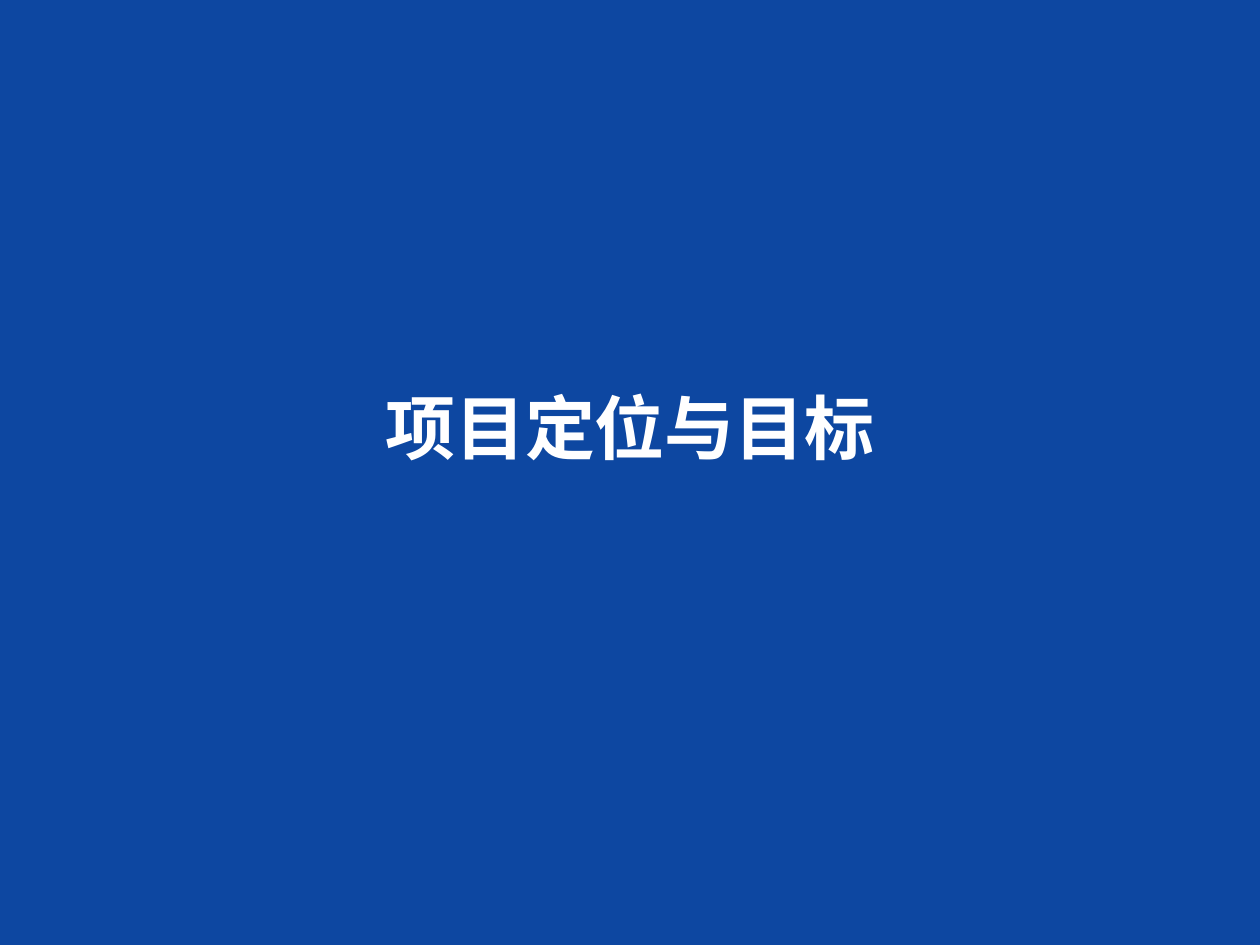
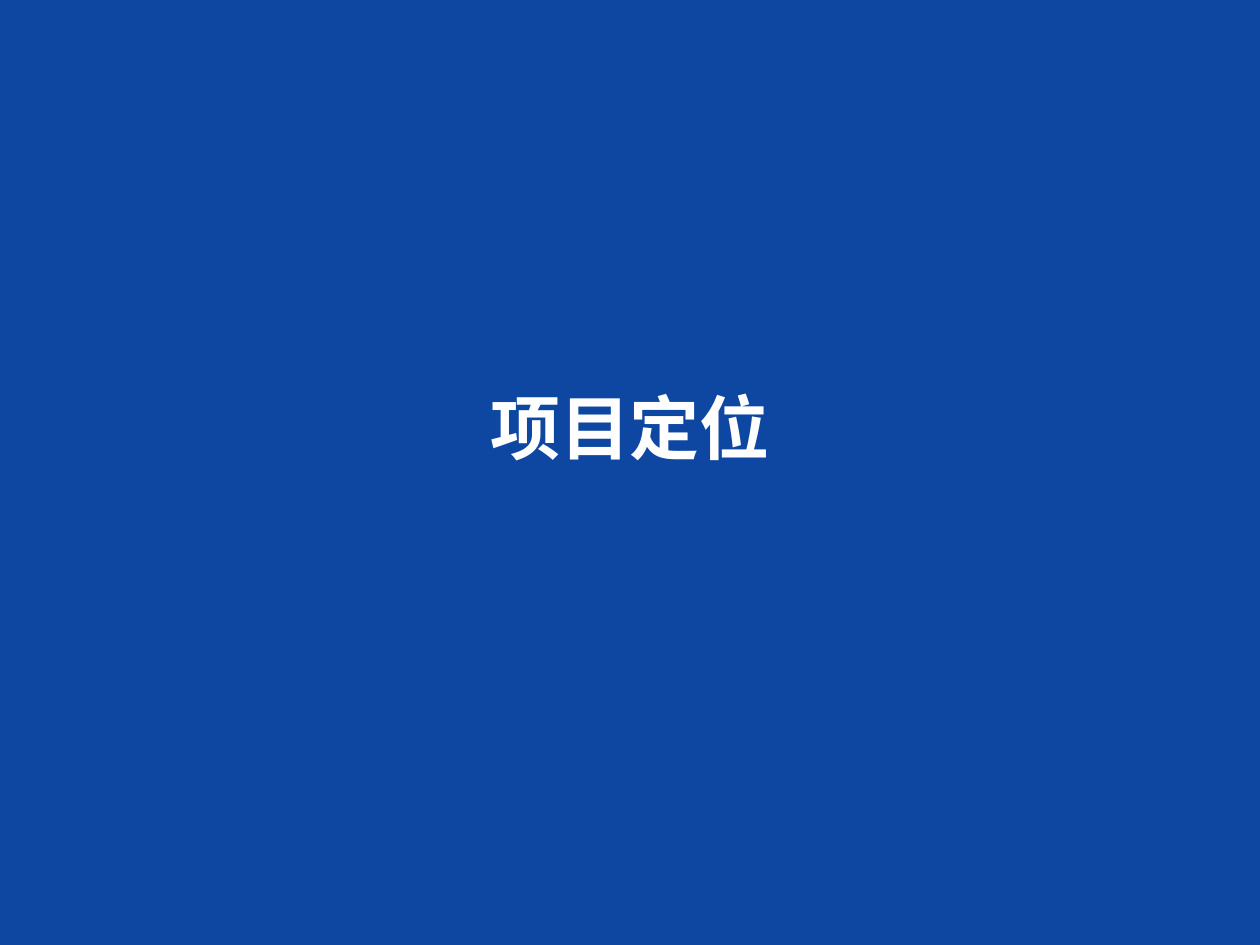
Before and after one commit to fire-emblem/gpu_model, a slide deck: slide 3 of docs/presentations/gpu_model_presentation.pptx. Drawn at 1260x945 pixels with LibreOffice and Linux fonts; fonts in the diff are those of the drawing. Boxes give left, top, right and bottom in pixels: in the first picture for what was removed or moved away, otherwise in the second. Text is boxed around its words. In the diff, an @@ line names an element or a change of style, - is before the commit and + after.

```diff
--- a/docs/presentations/gpu_model_presentation.pptx
+++ b/docs/presentations/gpu_model_presentation.pptx
@@ text at <box>490,393,770,461</box>: text changed @@
-项目定位与目标
+项目定位
```
Also in this commit, not shown: 9 other slides changed, 19 slides added, 30 slides removed, 25 other files.
